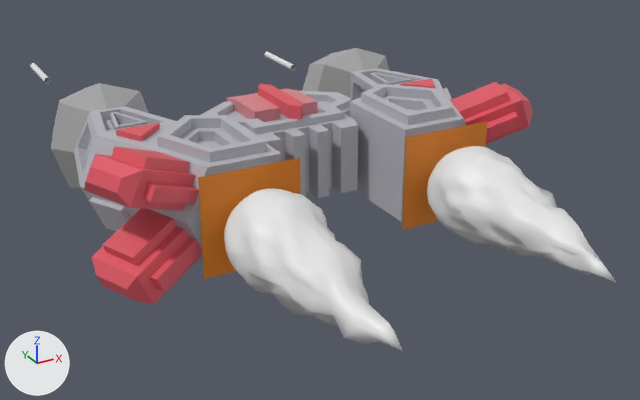
The OBJ model CSE125Group2Game/CSE125Group2Game/Assets/models/enemy/mainEnemyShip/enemyship.obj as it was, and as the next commit left it.
One viewpoint serves both versions: a 50 mm camera at (-8.11, -16.97, 6.77) aimed at (0.77, -0.81, -1.31). Arrows for +X, +Y and +Z are at lower left; the lights stay in place. Where no turn or scale is listed for an object, it has been applied to the vertices. Vertices at the same position are counted once.

Names of what the first picture shows: 'Body-helmet_Cube.002', 'Body_Cockpit', 'EmberEmitter.001_Plane.001', 'EmberEmitter_Plane', 'Left-arm_Cube.004', 'Right-arm_Cube.006', 'flame.001_Icosphere.003', 'flame_Icosphere.005'.
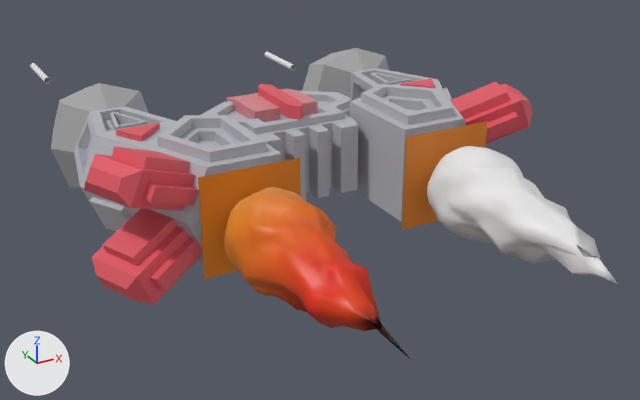
What changed in the scene script:
```text
Add img_flame_png:
    img_flame_png = load_image('flame.png', 'flame.png', 1024, 1024, 'sRGB')
Add mat_flame:
    mat_flame = principled_material('flame')
    mat_flame.texture = img_flame_png
    mat_flame.roughness = 0.431
Change me_flame_001_icosphere_003:
    used by ob_flame_001_icosphere_003; location = (0.0, 0.0, 0.0)
    remove me_flame_001_icosphere_003.from_pydata(...)  # 642 vertices, 1280 faces; spans x 1.34..3.16, y -8.25..-3.49, z -0.99..0.82
    add me_flame_001_icosphere_003.from_pydata(...)  # 642 vertices, 1280 faces; spans x 1.34..3.16, y -8.29..-3.49, z -0.97..0.84
    me_flame_001_icosphere_003 part 1: 446 of 642 vertices moved; they spanned x 1.35..3.13, y -8.25..-3.54, z -0.99..0.82 and now span x 1.35..3.14, y -8.29..-3.55, z -0.97..0.84; mean shift (0.0, 0.0, 0.0); largest move (2.56, -7.32, -0.36) -> (2.37, -7.3, -0.22)
Change me_flame_icosphere_005:
    used by ob_flame_icosphere_005; location = (0.0, 0.0, 0.0)
    remove me_flame_icosphere_005.from_pydata(...)  # 642 vertices, 1280 faces; spans x -3.0..-1.18, y -8.25..-3.49, z -0.99..0.82
    remove me_flame_icosphere_005.materials.append(mat_material_003)  # white #e7e7e7
    add me_flame_icosphere_005.from_pydata(...)  # 642 vertices, 1280 faces; spans x -2.98..-1.18, y -8.47..-3.49, z -0.98..0.82
    me_flame_icosphere_005 part 2: 454 of 642 vertices moved; they spanned x -3.0..-1.23, y -8.25..-3.49, z -0.99..0.81 and now span x -2.96..-1.21, y -8.47..-3.5, z -0.98..0.81; mean shift (0.0, 0.0, 0.0); largest move (-1.83, -7.82, -0.17) -> (-2.07, -7.77, -0.13)
    add me_flame_icosphere_005.materials.append(mat_flame)  # picture img_flame_png
```

Where the change shows, as pixel boxes [x1, y1, x2, y2] in the pictures (640 x 400 px):
'flame_Icosphere.005', recoloured, reshaped (white to orange): before [224, 188, 402, 351]; after [224, 187, 410, 359]
'flame.001_Icosphere.003', reshaped: before [427, 146, 616, 282]; after [427, 146, 618, 284]
